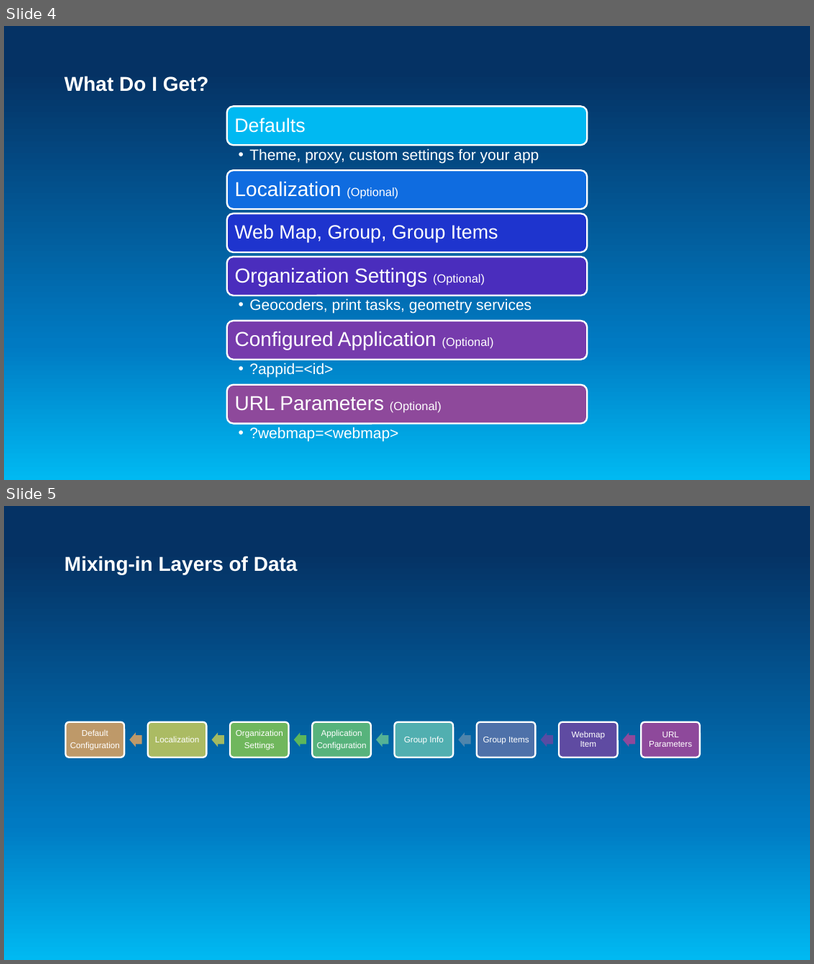
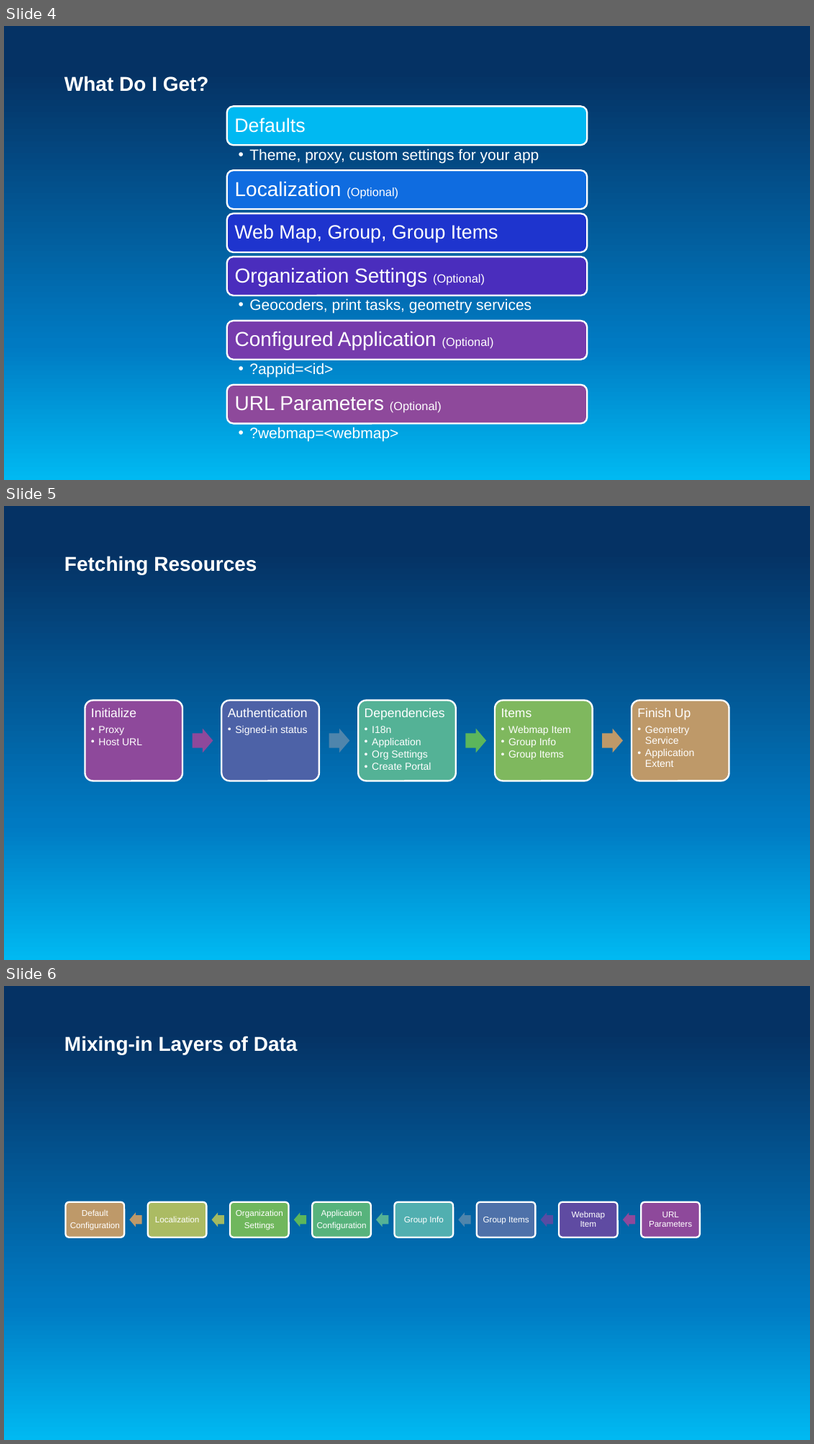
Before and after one commit to Esri/application-boilerplate-3x-js, a slide deck: boilerplate-slides.pptx. Shown one above the other, each under a label of ours: slides 4 and 5 before the commit, slides 4, 5 and 6 after it. The pictures are 814x964 and 814x1444 pixels, drawn with LibreOffice and Linux fonts; fonts in the diff are those of the drawing. Boxes give left, top, right and bottom in pixels: in the first picture for what was removed or moved away, otherwise in the second. Text is boxed around its words. In the diff, an @@ line names an element or a change of style, - is before the commit and + after.

Commit message:
slides

```diff
--- a/boilerplate-slides.pptx
+++ b/boilerplate-slides.pptx
@@ slide 5 added at bbox=[4, 506, 810, 960], background gradient #00B9F2 to #007AC2 to #053264 @@
@@ title added at bbox=[64, 556, 257, 574], 24 pt, text #FFFFFF, bold @@
+Fetching Resources
@@ group added at bbox=[85, 700, 729, 780]: 5 rounded rectangles, 5 texts, 4 right arrows @@
+Initialize
+  •• Proxy
+  •• Host URL
+Authentication
+  •• Signed-in status
+Dependencies
+  •• I18n
+  •• Application
+  •• Org Settings
+  •• Create Portal
+Items
+  •• Webmap Item
+  •• Group Info
+  •• Group Items
+Finish Up
+  •• Geometry Service
+  •• Application Extent
@@ what was slide 5 is now slide 6 @@
```
Also in this commit, not shown: 1 slide removed.
